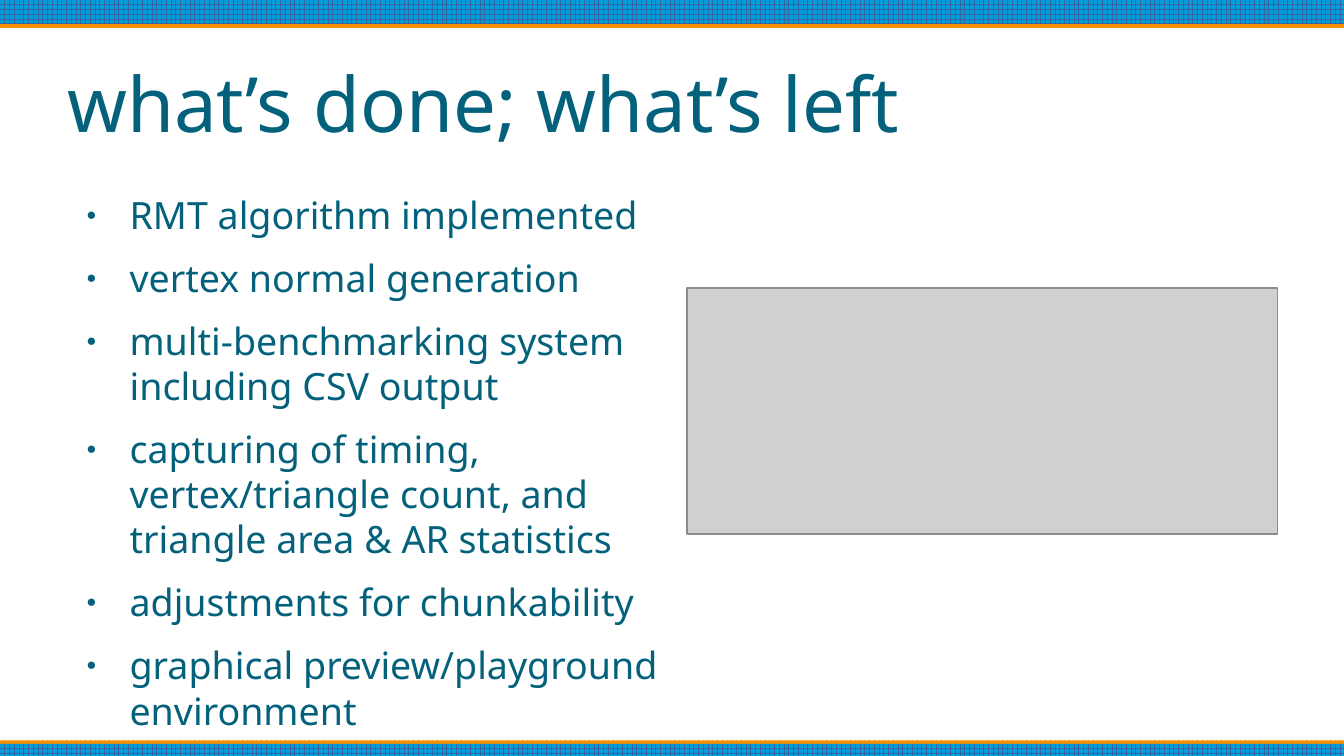
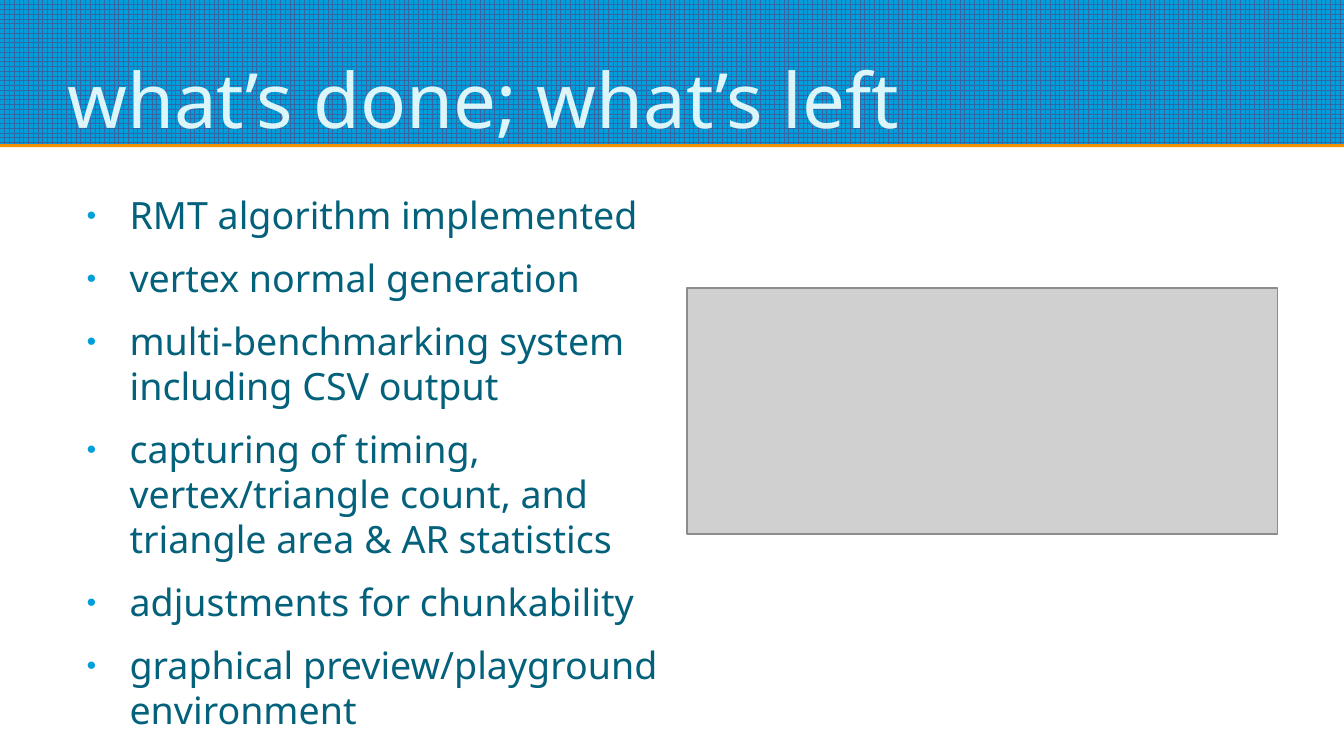
Before and after one commit to oculometric/marching-tetrahedra-fyp, a slide deck: slide 17 of doc/mid project review.odp. Drawn at 1344x756 pixels with LibreOffice and Linux fonts; fonts in the diff are those of the drawing; grey boxes stand for pictures. Boxes give left, top, right and bottom in pixels: in the first picture for what was removed or moved away, otherwise in the second. Text is boxed around its words. In the diff, an @@ line names an element or a change of style, - is before the commit and + after.

```diff
--- a/doc/mid project review.odp
+++ b/doc/mid project review.odp
@@ rectangle: place and size @@
-rectangle at [0, 0, 1344, 24]
+rectangle at [0, 0, 1344, 144]
@@ title "what’s done; what’s left": place and size @@
-title "what’s done; what’s left" at [67, 73, 899, 142]
+title "what’s done; what’s left" at [67, 57, 899, 148]
@@ title "what’s done; what’s left" at [67, 57, 899, 148]: text colour #04617B to #DBF5F9; vertical alignment middle to bottom @@
@@ text "RMT algorithm implemented" at [130, 200, 657, 688]: bullet colour #04617B to #009EDA @@
@@ rectangle removed at [0, 744, 1344, 756] @@
```
Also in this commit, not shown: 5 other slides changed, 1 slide added, 1 slide removed, 1 other file.
